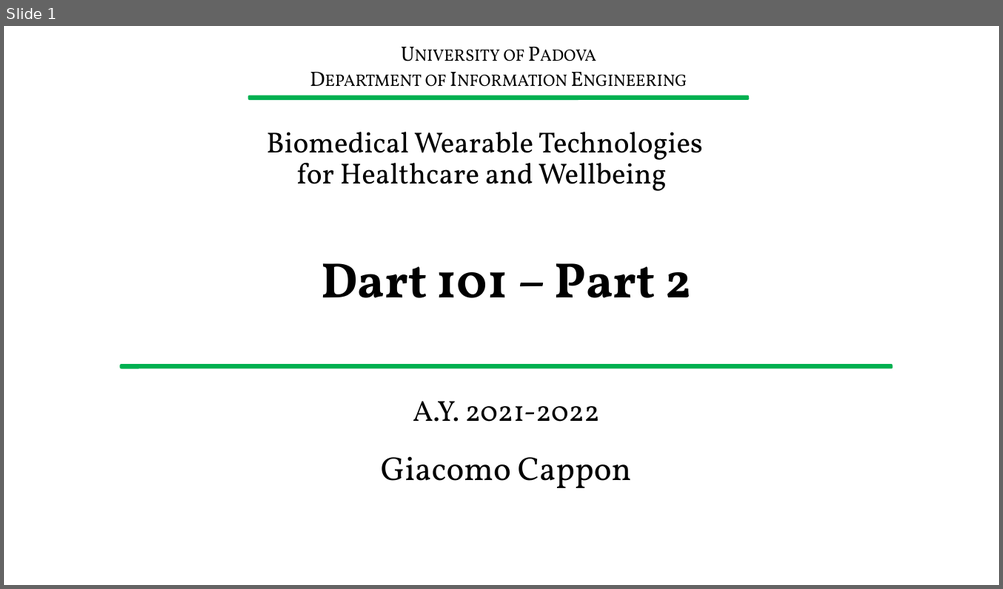
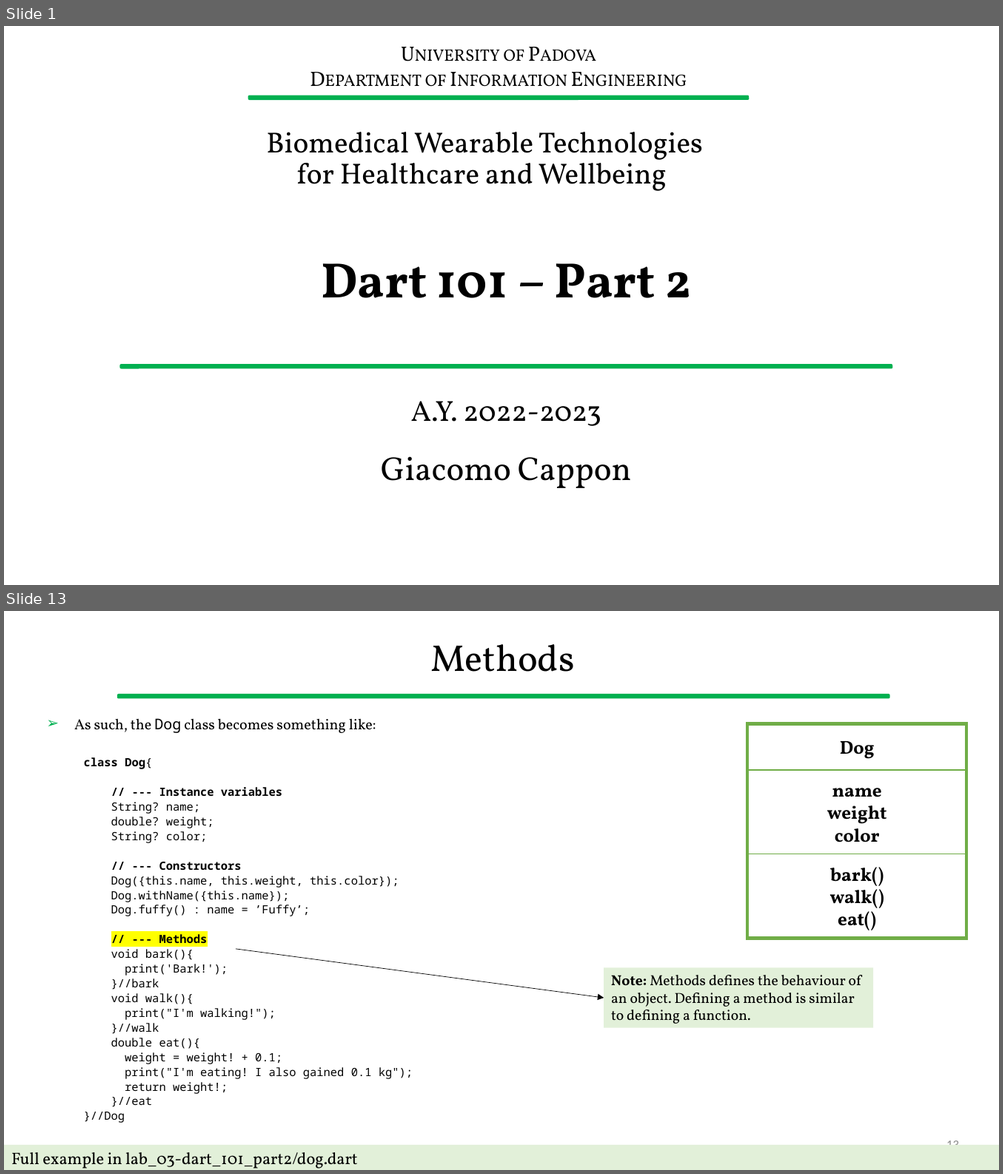
Before and after one commit to gcappon/bwthw, a slide deck: lab_03-dart_101_part_2/lab_03-dart_101_part_2.pptx. Shown one above the other, each under a label of ours: slide 1 before the commit, slides 1 and 13 after it; the slides between them are not shown. The pictures are 1003x589 and 1003x1174 pixels, drawn with LibreOffice and Linux fonts; fonts in the diff are those of the drawing; background and template pictures are left out. Boxes give left, top, right and bottom in pixels: in the first picture for what was removed or moved away, otherwise in the second. Text is boxed around its words. In the diff, an @@ line names an element or a change of style, - is before the commit and + after.

```diff
--- a/lab_03-dart_101_part_2/lab_03-dart_101_part_2.pptx
+++ b/lab_03-dart_101_part_2/lab_03-dart_101_part_2.pptx
@@ slide 13 added at [4, 611, 999, 1170], background #FFFFFF @@
@@ title added at [431, 644, 575, 672], 36 pt, text #000000 @@
+Methods
@@ rounded rectangle added at [117, 695, 889, 698], fill #00B050, outline #00B050 1 pt @@
@@ text added at [74, 718, 412, 1123], 11 pt, text #000000 @@
+➢ As such, the Dog class becomes something like:
+  class Dog{
+  // --- Instance variables
+  String? name;
+  double? weight;
+  String? color;
+  // --- Constructors
+  Dog({this.name, this.weight, this.color});
+  Dog.withName({this.name});
+  Dog.fuffy() : name = ’Fuffy’;
+  // --- Methods
+  void bark(){
+  print('Bark!');
+  }//bark
+  void walk(){
+  print("I'm walking!");
+  }//walk
+  double eat(){
+  weight = weight! + 0.1;
+  print("I'm eating! I also gained 0.1 kg");
+  return weight!;
+  }//eat
+  }//Dog
@@ rectangle added at [747, 723, 967, 770], fill #FFFFFF, outline #70AD47 1 pt, 18 pt, text #000000, bold @@
+Dog
@@ rectangle added at [747, 723, 967, 939], outline #70AD47 3 pt @@
@@ rectangle added at [747, 770, 967, 854], fill #FFFFFF, outline #70AD47 1 pt, 18 pt, text #000000, bold @@
+name
+weight
+color
@@ rectangle added at [747, 854, 967, 939], fill #FFFFFF, outline #70AD47 1 pt, 18 pt, text #000000, bold @@
+bark()
+walk()
+eat()
@@ arrow added from (236, 949) to (604, 998), #000000 0.5 pt @@
@@ rectangle added at [604, 968, 874, 1029], fill #E2F0D9, 14 pt, text #000000 @@
+Note: Methods defines the behaviour of an object. Defining a method is similar to defining a function.
@@ page number added at [946, 1141, 959, 1145], 12 pt, text #8C8C8C @@
+13
@@ rectangle added at [4, 1145, 999, 1170], fill #E2F0D9, 16 pt, text #000000 @@
+Full example in lab_03-dart_101_part2/dog.dart
@@ slide 1 changed as well @@
@@ text at [411, 401, 601, 426]: text changed @@
-A.Y. 2021-2022
+A.Y. 2022-2023
```
Also in this commit, not shown: 8 other slides changed, 57 other slides added, 28 slides removed, 19 other files.
